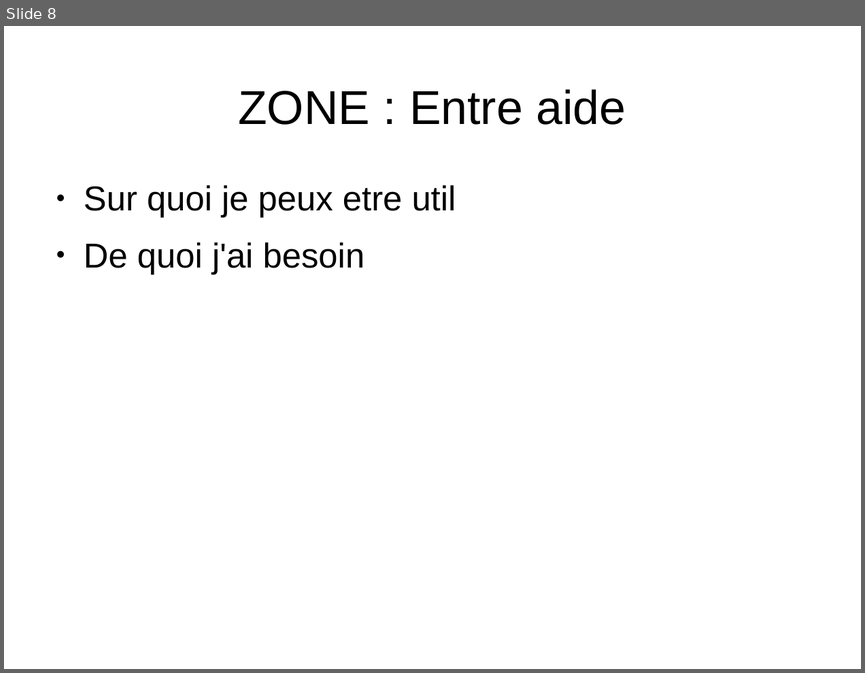
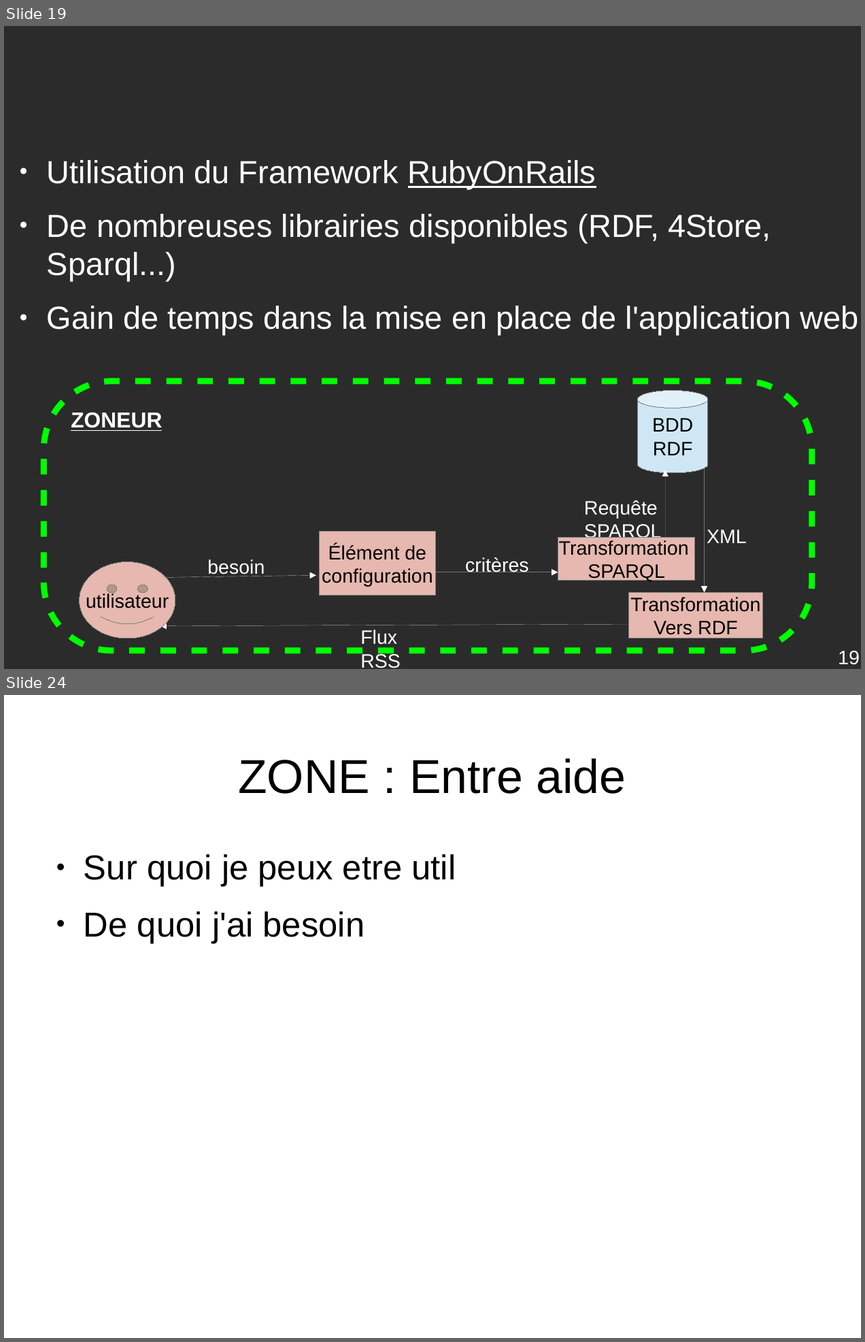
Before and after one commit to descl/ZONE, a slide deck: docs/presentationINRIA1.odp. Shown one above the other, each under a label of ours: slide 8 before the commit, slides 19 and 24 after it; the slides between them are not shown. The pictures are 865x673 and 865x1342 pixels, drawn with LibreOffice and Linux fonts; fonts in the diff are those of the drawing; background and template pictures are left out; a plain dark background stands for a picture behind light text. Boxes give left, top, right and bottom in pixels: in the first picture for what was removed or moved away, otherwise in the second. Text is boxed around its words. In the diff, an @@ line names an element or a change of style, - is before the commit and + after.

```diff
--- a/docs/presentationINRIA1.odp
+++ b/docs/presentationINRIA1.odp
@@ slide 19 added at [4, 26, 861, 669], background picture (left out) @@
@@ text added at [47, 160, 859, 335], 29.6 pt, text #FFFFFF @@
+● Utilisation du Framework RubyOnRails
+● De nombreuses librairies disponibles (RDF, 4Store, Sparql...)
+● Gain de temps dans la mise en place de l'application web
@@ rounded rectangle added at [43, 382, 812, 650], outline #00FF00 5.67 pt @@
@@ cylinder added at [638, 390, 708, 473], fill #CFE7F5, outline #808080 0 pt, 18 pt, text #000000 @@
+BDD
+RDF
@@ text added at [71, 412, 162, 431], 20 pt, text #FFFFFF, bold, underline @@
+ZONEUR
@@ arrow added from (666, 537) to (666, 470), #FFFFFF 0 pt @@
@@ arrow added from (704, 467) to (704, 592), #FFFFFF 0 pt @@
@@ freeform shape added at [803, 486, 803, 486], outline #FFFF00 5.67 pt @@
@@ text added at [584, 500, 662, 541], 18 pt, text #FFFFFF @@
+Requête
+SPARQL
@@ rectangle added at [320, 531, 436, 596], fill #E6B8AF, outline #808080 0 pt, 18 pt, text #000000 @@
+Élément de
+configuration
@@ text added at [706, 529, 747, 543], 18 pt, text #FFFFFF @@
+XML
@@ rectangle added at [558, 537, 695, 580], fill #E6B8AF, outline #808080 0 pt, 18 pt, text #000000 @@
+Transformation
+SPARQL
@@ smiley face added at [79, 562, 176, 638], fill #E6B8AF, outline #808080 0 pt, 18 pt, text #000000 @@
+utilisateur
@@ arrow added from (163, 577) to (317, 575), #FFFFFF 0 pt @@
@@ text added at [207, 559, 264, 577], 18 pt, text #FFFFFF @@
+besoin
@@ arrow added from (393, 572) to (558, 572), #FFFFFF 0 pt @@
@@ text added at [465, 557, 529, 572], 18 pt, text #FFFFFF @@
+critères
@@ rectangle added at [628, 592, 763, 638], fill #E6B8AF, outline #808080 0 pt, 18 pt, text #000000 @@
+Transformation
+Vers RDF
@@ arrow added from (628, 624) to (160, 626), #FFFFFF 0 pt @@
@@ text added at [360, 629, 400, 668], 18 pt, text #FFFFFF @@
+Flux RSS
@@ page number added at [838, 650, 859, 665], 18 pt, text #FFFFFF @@
+19
@@ what was slide 8 is now slide 24 @@
```
Also in this commit, not shown: 4 slides changed, 15 other slides added.
